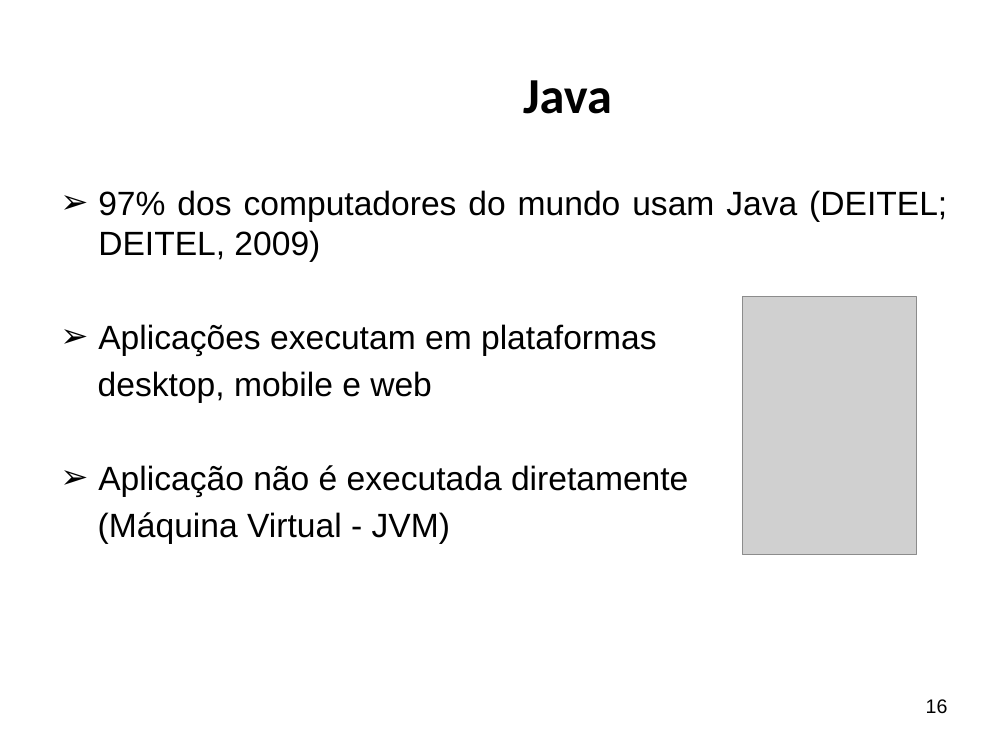
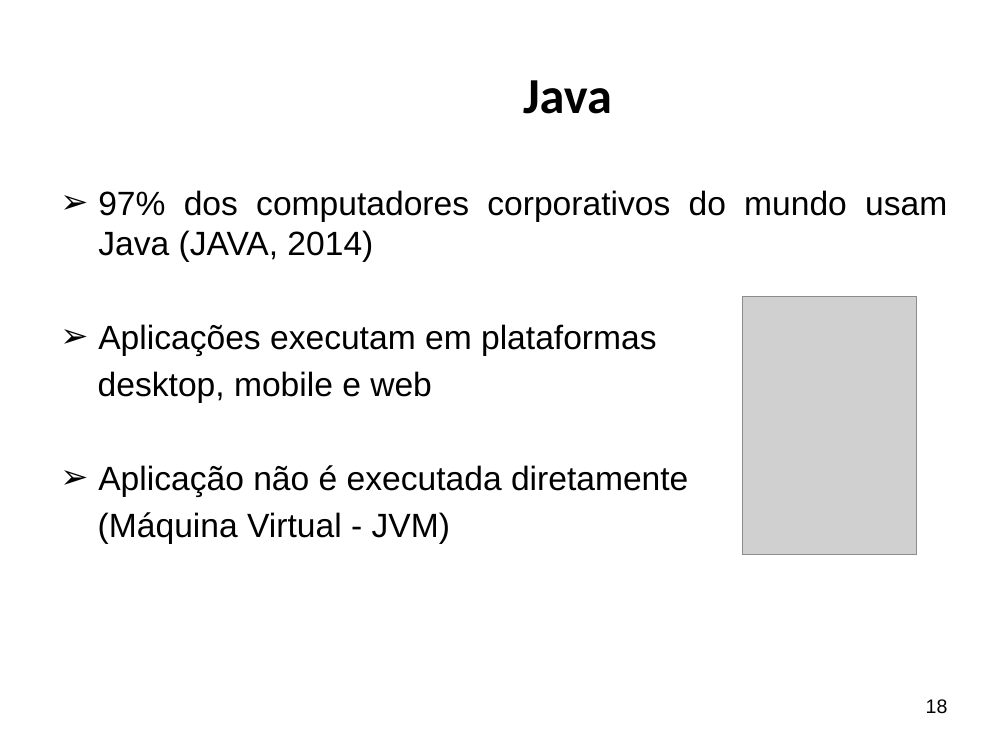
Before and after one commit to ricardopetrere/TCC_FTT, a slide deck: slide 18 of documentos/Apresentação Banca.pptx (slide 16 before the commit). Drawn at 1008x756 pixels with LibreOffice and Linux fonts; fonts in the diff are those of the drawing; grey boxes stand for pictures; background and template pictures are left out. Boxes give left, top, right and bottom in pixels: in the first picture for what was removed or moved away, otherwise in the second. Text is boxed around its words. In the diff, an @@ line names an element or a change of style, - is before the commit and + after.

```diff
--- a/documentos/Apresentação Banca.pptx
+++ b/documentos/Apresentação Banca.pptx
@@ text at <box>98,190,947,262</box>: text changed @@
-➢ 97% dos computadores do mundo usam Java (DEITEL; DEITEL, 2009)
+➢ 97% dos computadores corporativos do mundo usam Java (JAVA, 2014)
@@ page number at <box>926,699,948,714</box>: text changed @@
-16
+18
```
Also in this commit, not shown: 5 other slides changed, 4 slides added, 16 other files.
